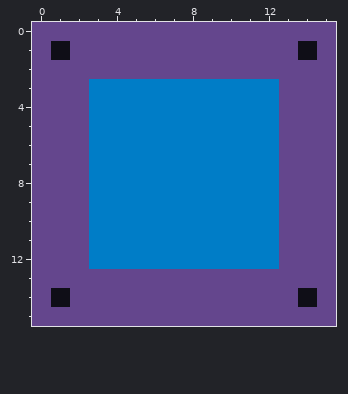
Two versions of one pixel-art file, 2D Platformer/Assets/Sprites/00_Tutorial/00_SingleBlock.aseprite. Above, as it was before the edit.
16x16 pixels, 1 frame.
The same view after the edit:
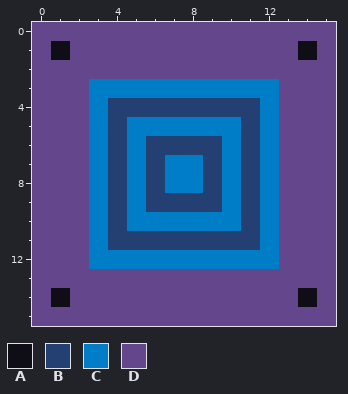
Palette (. is transparent): A #0f0e17  B #243f72  C #007dc7  D #64468d
Diff:
{"y":4,"x":4,"old":"CCCCCCCC","new":"BBBBBBBB"}
{"y":5,"x":4,"old":"C","new":"B"}
{"y":5,"x":11,"old":"C","new":"B"}
{"y":6,"x":4,"old":"C","new":"B"}
{"y":6,"x":6,"old":"CCCC","new":"BBBB"}
{"y":6,"x":11,"old":"C","new":"B"}
{"y":7,"x":4,"old":"C","new":"B"}
{"y":7,"x":6,"old":"C","new":"B"}
{"y":7,"x":9,"old":"C","new":"B"}
{"y":7,"x":11,"old":"C","new":"B"}
{"y":8,"x":4,"old":"C","new":"B"}
{"y":8,"x":6,"old":"C","new":"B"}
{"y":8,"x":9,"old":"C","new":"B"}
{"y":8,"x":11,"old":"C","new":"B"}
{"y":9,"x":4,"old":"C","new":"B"}
{"y":9,"x":6,"old":"CCCC","new":"BBBB"}
{"y":9,"x":11,"old":"C","new":"B"}
{"y":10,"x":4,"old":"C","new":"B"}
{"y":10,"x":11,"old":"C","new":"B"}
{"y":11,"x":4,"old":"CCCCCCCC","new":"BBBBBBBB"}
